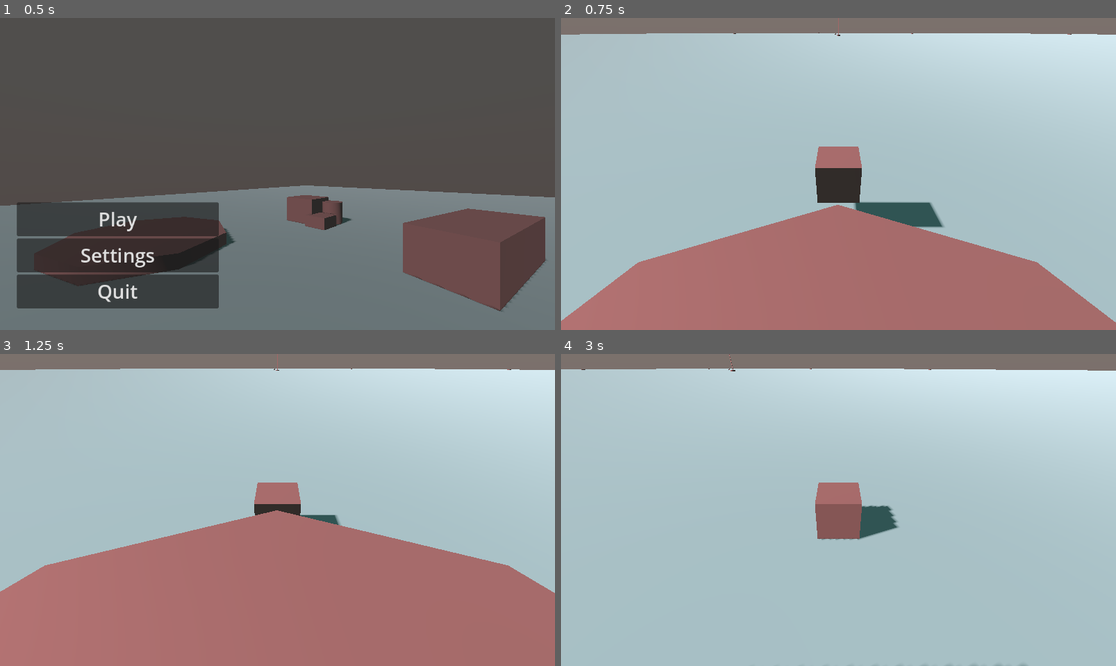
Above: before the commit, frames 1-4 (two rows, left to right).
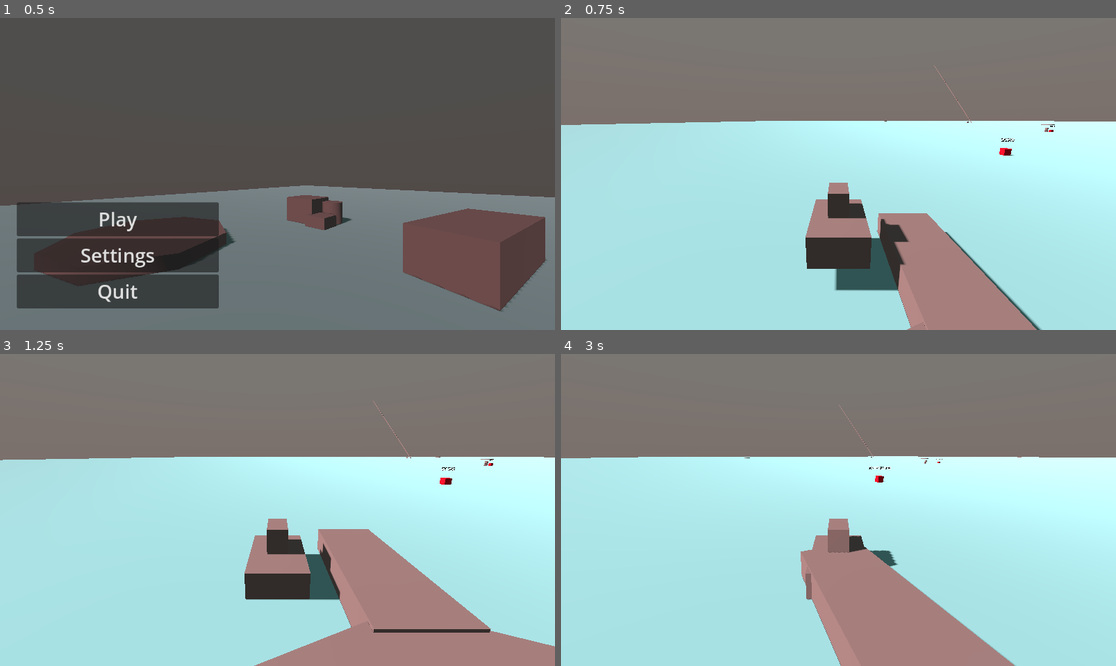
Above: after the commit, the same moments.

Repository: johnthadeouz/sea-mailman
Game: Godot game, scene res://Scenes/Screens/MainMenu.tscn
Two runs of this game, one before a commit and one after it. Both use one fixed random seed, a clock stepped at 60 frames per second and the inputs below.
Inputs:
- Up to frame 1 (0.5 s): no input
- Up to frame 2 (0.75 s): click "Play" at 0.5 s
- Up to frame 3 (1.25 s): no input
- Up to frame 4 (3 s): hold D (turn-right) 1.28-2.03 s; hold W (move-front) 1.28-2.03 s; hold A (turn-left) 2.03-2.78 s; tap W (move-front) at 2.1 s; hold D (turn-right) from 2.78 s (still down); hold W (move-front) from 2.78 s (still down)

Frame 1 is identical in both runs. In frame 2, 89% of the frame differs, in the area x 0-100%, y 0-100%; in frame 3, 84%; in frame 4, 95%.

Commit message:
Started programming sirens logic (State Machine, Collision interaction, etc), swarm funcionallity and player's counterattack are WIP. Created scene for each island.

Diff:
--- /dev/null
+++ b/Scenes/Characters/ship.tscn
@@ -0,0 +1,44 @@
+[gd_scene load_steps=5 format=3 uid="uid://dyjawbxftc6wx"]
+
+[ext_resource type="Script" uid="uid://bn0dh3es2srdu" path="res://Scripts/ship.gd" id="1_l3rv8"]
+[ext_resource type="Script" uid="uid://e3cp45lg3p4i" path="res://Scripts/siren_area_3d.gd" id="2_aytw0"]
+
+[sub_resource type="BoxShape3D" id="BoxShape3D_u1gpl"]
+size = Vector3(2, 2, 3)
+
+[sub_resource type="SphereShape3D" id="SphereShape3D_djks8"]
+radius = 5.0
+
+[node name="Ship" type="CharacterBody3D"]
+script = ExtResource("1_l3rv8")
+
+[node name="CSGBox3D" type="CSGBox3D" parent="."]
+size = Vector3(2, 1.135, 3)
+
+[node name="CSGBox3D" type="CSGBox3D" parent="CSGBox3D"]
+transform = Transform3D(1, 0, 0, 0, 1, 0, 0, 0, 1, 0, 1, -0.397207)
+size = Vector3(0.75, 1, 1.30054)
+
+[node name="CollisionShape3D" type="CollisionShape3D" parent="."]
+transform = Transform3D(1, 0, 0, 0, 1, 0, 0, 0, 1, 0, 0.647053, 0)
+shape = SubResource("BoxShape3D_u1gpl")
+
+[node name="CameraMount" type="Node3D" parent="."]
+
+[node name="SpringArm3D" type="SpringArm3D" parent="CameraMount"]
+transform = Transform3D(1, 0, 0, 0, 0.866025, 0.5, 0, -0.5, 0.866025, 0, 0, 0)
+spring_length = 8.0
+
+[node name="Camera3D" type="Camera3D" parent="CameraMount/SpringArm3D"]
+transform = Transform3D(1, 0, 0, 0, 0.965926, -0.258819, 0, 0.258819, 0.965926, 0, 0, 8)
+
+[node name="SirenArea3D" type="Area3D" parent="."]
+collision_layer = 0
+collision_mask = 2
+monitorable = false
+script = ExtResource("2_aytw0")
+
+[node name="CollisionShape3D" type="CollisionShape3D" parent="SirenArea3D"]
+shape = SubResource("SphereShape3D_djks8")
+
+[connection signal="body_entered" from="SirenArea3D" to="SirenArea3D" method="_on_siren_entered"]
--- /dev/null
+++ b/Scenes/Characters/siren.tscn
@@ -0,0 +1,31 @@
+[gd_scene load_steps=5 format=3 uid="uid://ckko2inq8bbdl"]
+
+[ext_resource type="Script" uid="uid://j2t7j1fwk5t2" path="res://Scripts/siren.gd" id="1_ramef"]
+[ext_resource type="Script" uid="uid://c7atctvribcv2" path="res://Scripts/label_3d.gd" id="2_qfrjp"]
+
+[sub_resource type="StandardMaterial3D" id="StandardMaterial3D_ramef"]
+albedo_color = Color(1, 0, 0.192157, 1)
+
+[sub_resource type="BoxShape3D" id="BoxShape3D_irhnb"]
+
+[node name="Siren" type="CharacterBody3D"]
+collision_layer = 3
+script = ExtResource("1_ramef")
+
+[node name="CSGBox3D" type="CSGBox3D" parent="."]
+material = SubResource("StandardMaterial3D_ramef")
+
+[node name="CollisionShape3D" type="CollisionShape3D" parent="."]
+shape = SubResource("BoxShape3D_irhnb")
+
+[node name="StateTimer" type="Timer" parent="."]
+
+[node name="Label3D" type="Label3D" parent="."]
+transform = Transform3D(1, 0, 0, 0, 1, 0, 0, 0, 1, 0, 1.86976, 0)
+pixel_size = 0.01
+billboard = 2
+text = "IDLING"
+font_size = 60
+script = ExtResource("2_qfrjp")
+
+[connection signal="timeout" from="StateTimer" to="." method="_on_state_change_timeout"]
--- /dev/null
+++ b/Scenes/Islands/island_1.tscn
@@ -0,0 +1,8 @@
+[gd_scene format=3 uid="uid://ccgre0covjepg"]
+
+[node name="Island1" type="Node3D"]
+
+[node name="Terrain" type="CSGCylinder3D" parent="."]
+transform = Transform3D(1, 0, 0, 0, 1, 0, 0, 0, 1, 0, -0.230777, 0)
+radius = 5.0
+height = 0.719299
--- /dev/null
+++ b/Scenes/Islands/island_2.tscn
@@ -0,0 +1,8 @@
+[gd_scene format=3 uid="uid://b0csw8ic48fvd"]
+
+[node name="Island2" type="Node3D"]
+
+[node name="Terrain" type="CSGCylinder3D" parent="."]
+transform = Transform3D(1, 0, 0, 0, 1, 0, 0, 0, 1, 0, -0.230777, 0)
+radius = 5.0
+height = 0.719299
--- /dev/null
+++ b/Scenes/Islands/island_3.tscn
@@ -0,0 +1,8 @@
+[gd_scene format=3 uid="uid://c664w6exxqphv"]
+
+[node name="Island3" type="Node3D"]
+
+[node name="Terrain" type="CSGCylinder3D" parent="."]
+transform = Transform3D(1, 0, 0, 0, 1, 0, 0, 0, 1, 0, -0.230777, 0)
+radius = 5.0
+height = 0.719299
--- /dev/null
+++ b/Scenes/Islands/island_4.tscn
@@ -0,0 +1,8 @@
+[gd_scene format=3 uid="uid://cpwh40qfl0wi0"]
+
+[node name="Island4" type="Node3D"]
+
+[node name="Terrain" type="CSGCylinder3D" parent="."]
+transform = Transform3D(1, 0, 0, 0, 1, 0, 0, 0, 1, 0, -0.230777, 0)
+radius = 5.0
+height = 0.719299
--- /dev/null
+++ b/Scenes/Islands/island_5.tscn
@@ -0,0 +1,8 @@
+[gd_scene format=3 uid="uid://b76x3ma37j1ss"]
+
+[node name="Island5" type="Node3D"]
+
+[node name="Terrain" type="CSGCylinder3D" parent="."]
+transform = Transform3D(1, 0, 0, 0, 1, 0, 0, 0, 1, 0, -0.230777, 0)
+radius = 5.0
+height = 0.719299
--- /dev/null
+++ b/Scenes/Islands/main_island.tscn
@@ -0,0 +1,43 @@
+[gd_scene format=3 uid="uid://wa1gqtcg7gdu"]
+
+[node name="MainIsland" type="Node3D"]
+
+[node name="Terrain" type="CSGCylinder3D" parent="."]
+transform = Transform3D(20, 0, 0, 0, 1, 0, 0, 0, 20, -0.0150528, -0.603179, -1.41506)
+
+[node name="Lighthouse" type="CSGCylinder3D" parent="."]
+transform = Transform3D(1, 0, 0, 0, 1, 0, 0, 0, 1, 6.03624, 4.25073, -7.23406)
+radius = 1.46436
+height = 10.5015
+
+[node name="pier" type="CSGBox3D" parent="."]
+transform = Transform3D(1, 0, 0, 0, 1, 0, 0, 0, 1, 0.259543, -0.0135231, -13.615)
+size = Vector3(2.35339, 1, 5.73535)
+
+[node name="house" type="CSGBox3D" parent="."]
+transform = Transform3D(1, 0, 0, 0, 1, 0, 0, 0, 1, -2.61587, 0.964233, -8.04406)
+size = Vector3(1.51263, 1.4259, 1.55688)
+
+[node name="house2" type="CSGBox3D" parent="."]
+transform = Transform3D(1, 0, 0, 0, 1, 0, 0, 0, 1, -3.96238, 0.964233, -6.06405)
+size = Vector3(1.51263, 1.4259, 1.55688)
+
+[node name="house3" type="CSGBox3D" parent="."]
+transform = Transform3D(1, 0, 0, 0, 1, 0, 0, 0, 1, -2.49706, 0.964233, -4.12405)
+size = Vector3(1.51263, 1.4259, 1.55688)
+
+[node name="house4" type="CSGBox3D" parent="."]
+transform = Transform3D(1, 0, 0, 0, 1, 0, 0, 0, 1, -4.55644, 0.964233, -2.50006)
+size = Vector3(1.51263, 1.4259, 1.55688)
+
+[node name="house5" type="CSGBox3D" parent="."]
+transform = Transform3D(1, 0, 0, 0, 1, 0, 0, 0, 1, 1.74051, 0.964233, -7.96505)
+size = Vector3(1.51263, 1.4259, 1.55688)
+
+[node name="house6" type="CSGBox3D" parent="."]
+transform = Transform3D(1, 0, 0, 0, 1, 0, 0, 0, 1, 3.68108, 0.964233, -6.53906)
+size = Vector3(1.51263, 1.4259, 1.55688)
+
+[node name="house7" type="CSGBox3D" parent="."]
+transform = Transform3D(1, 0, 0, 0, 1, 0, 0, 0, 1, 4.67116, 0.964233, -4.28207)
+size = Vector3(1.51263, 1.4259, 1.55688)
--- a/Scenes/ingame.tscn
+++ b/Scenes/ingame.tscn
@@ -1,6 +1,13 @@
-[gd_scene load_steps=10 format=3 uid="uid://crjmnfjjo4j16"]
+[gd_scene load_steps=17 format=3 uid="uid://crjmnfjjo4j16"]
 
-[ext_resource type="PackedScene" uid="uid://dyjawbxftc6wx" path="res://Scenes/ship.tscn" id="1_oybcm"]
+[ext_resource type="PackedScene" uid="uid://dyjawbxftc6wx" path="res://Scenes/Characters/ship.tscn" id="1_oybcm"]
+[ext_resource type="PackedScene" uid="uid://wa1gqtcg7gdu" path="res://Scenes/Islands/main_island.tscn" id="2_kd26p"]
+[ext_resource type="PackedScene" uid="uid://ccgre0covjepg" path="res://Scenes/Islands/island_1.tscn" id="2_lq36l"]
+[ext_resource type="PackedScene" uid="uid://ckko2inq8bbdl" path="res://Scenes/Characters/siren.tscn" id="2_vmfbn"]
+[ext_resource type="PackedScene" uid="uid://b0csw8ic48fvd" path="res://Scenes/Islands/island_2.tscn" id="3_mpua3"]
+[ext_resource type="PackedScene" uid="uid://c664w6exxqphv" path="res://Scenes/Islands/island_3.tscn" id="4_35pev"]
+[ext_resource type="PackedScene" uid="uid://cpwh40qfl0wi0" path="res://Scenes/Islands/island_4.tscn" id="5_jy764"]
+[ext_resource type="PackedScene" uid="uid://b76x3ma37j1ss" path="res://Scenes/Islands/island_5.tscn" id="6_csxpc"]
 
 [sub_resource type="StandardMaterial3D" id="StandardMaterial3D_0bpjf"]
 albedo_color = Color(0.568166, 0.972479, 0.99803, 1)
@@ -32,13 +39,12 @@
 
 [node name="Node3D" type="Node3D"]
 
-
 [node name="Ship" parent="." instance=ExtResource("1_oybcm")]
-transform = Transform3D(1, 0, 0, 0, 1, 0, 0, 0, 1, 0, 1, 447.503)
-
+transform = Transform3D(1, 0, 0, 0, 1, 0, 0, 0, 1, -221.194, 1, 342.006)
 
 [node name="Sea" type="StaticBody3D" parent="."]
 transform = Transform3D(1, 0, 0, 0, 1, 0, 0, 0, 1, 0, -0.5, 0)
+metadata/_edit_lock_ = true
 
 [node name="MeshInstance3D" type="MeshInstance3D" parent="Sea"]
 transform = Transform3D(500, 0, 0, 0, 500, 0, 0, 0, 500, 0, 0, 0)
@@ -54,38 +60,62 @@
 
 [node name="DirectionalLight3D" type="DirectionalLight3D" parent="."]
 transform = Transform3D(-0.00372108, 0.613569, -0.789632, 0.00289136, 0.789641, 0.613562, 0.999989, 1.62246e-10, -0.00471237, -9.68634, 6, -0.157907)
-light_color = Color(1, 0.541176, 0.556863, 1)
+light_color = Color(1, 0.702557, 0.703833, 1)
 shadow_enabled = true
 
 [node name="Env" type="Node3D" parent="."]
 
-[node name="MainIsland" type="CSGCylinder3D" parent="Env"]
-transform = Transform3D(10, 0, 0, 0, 1, 0, 0, 0, 10, -0.0150528, -0.603179, 453.081)
-
-[node name="Island1" type="CSGCylinder3D" parent="Env"]
-transform = Transform3D(5, 0, 0, 0, 1, 0, 0, 0, 5, 0.156775, -0.603179, 137.054)
-
-[node name="Island2" type="CSGCylinder3D" parent="Env"]
-transform = Transform3D(5, 0, 0, 0, 1, 0, 0, 0, 5, -224.772, -0.603179, -83.4362)
-
-[node name="Island3" type="CSGCylinder3D" parent="Env"]
-transform = Transform3D(5, 0, 0, 0, 1, 0, 0, 0, 5, -64.5331, -0.603179, -353.151)
-
-[node name="Island4" type="CSGCylinder3D" parent="Env"]
-transform = Transform3D(5, 0, 0, 0, 1, 0, 0, 0, 5, 192.27, -0.603179, -191.92)
-
-[node name="Island5" type="CSGCylinder3D" parent="Env"]
-transform = Transform3D(5, 0, 0, 0, 1, 0, 0, 0, 5, 363.715, -0.603179, 63.4241)
-
-[node name="CSGBox3D" type="CSGBox3D" parent="Env"]
-transform = Transform3D(1, 0, 0, 0, 1, 0, 0, 0, 1, -6, 0, 0)
-
-[node name="CSGBox3D2" type="CSGBox3D" parent="Env"]
-transform = Transform3D(1.5, 0, 0, 0, 1.5, 0, 0, 0, 1.5, -5.46036, 0.425343, -1.0914)
-
-[node name="CSGCylinder3D2" type="CSGCylinder3D" parent="Env"]
-transform = Transform3D(1, 0, 0, 0, 1, 0, 0, 0, 1, -5, 0, 0)
-
 [node name="path" type="CSGCylinder3D" parent="Env"]
 transform = Transform3D(1, 0, 0, 0, 53.5118, 0.804002, 0, -72.354, 0.594626, 0, 36.7698, -49.7169)
 height = 3.37427
+
+[node name="Islands" type="Node3D" parent="Env"]
+
+[node name="Island1" parent="Env/Islands" instance=ExtResource("2_lq36l")]
+transform = Transform3D(1, 0, 0, 0, 1, 0, 0, 0, 1, 0, 0, 127.924)
+
+[node name="Island2" parent="Env/Islands" instance=ExtResource("3_mpua3")]
+transform = Transform3D(1, 0, 0, 0, 1, 0, 0, 0, 1, -225.452, 0, -82.3144)
+
+[node name="Island3" parent="Env/Islands" instance=ExtResource("4_35pev")]
+transform = Transform3D(1, 0, 0, 0, 1, 0, 0, 0, 1, -64.9896, 0, -353.26)
+
+[node name="Island4" parent="Env/Islands" instance=ExtResource("5_jy764")]
+transform = Transform3D(1, 0, 0, 0, 1, 0, 0, 0, 1, 192.395, 0, -191.751)
+
+[node name="Island5" parent="Env/Islands" instance=ExtResource("6_csxpc")]
+transform = Transform3D(1, 0, 0, 0, 1, 0, 0, 0, 1, 355.834, 0, 63.0592)
+
+[node name="MainIsland" parent="Env/Islands" instance=ExtResource("2_kd26p")]
+transform = Transform3D(1, 0, 0, 0, 1, 0, 0, 0, 1, -218.337, 0, 356.351)
+
+[node name="SeaDeco" type="Node3D" parent="Env"]
+
+[node name="CSGBox3D" type="CSGBox3D" parent="Env/SeaDeco"]
+transform = Transform3D(1, 0, 0, 0, 1, 0, 0, 0, 1, -6, 0, 0)
+
+[node name="CSGBox3D2" type="CSGBox3D" parent="Env/SeaDeco"]
+transform = Transform3D(1.5, 0, 0, 0, 1.5, 0, 0, 0, 1.5, -5.46036, 0.425343, -1.0914)
+
+[node name="CSGCylinder3D2" type="CSGCylinder3D" parent="Env/SeaDeco"]
+transform = Transform3D(1, 0, 0, 0, 1, 0, 0, 0, 1, -5, 0, 0)
+
+[node name="CSGCylinder3D" type="CSGCylinder3D" parent="Env/SeaDeco"]
+transform = Transform3D(1, 0, 0, 0, 1, 0, 0, 0, 1, -128.155, 0.356756, 256.058)
+
+[node name="CSGCylinder3D3" type="CSGCylinder3D" parent="Env/SeaDeco"]
+transform = Transform3D(0.61, 0, 0, 0, 0.54, 0, 0, 0, 0.57, -129.072, 0, 256.502)
+
+[node name="Sirens" type="Node3D" parent="."]
+
+[node name="Siren4" parent="Sirens" instance=ExtResource("2_vmfbn")]
+transform = Transform3D(1, 0, 0, 0, 1, 0, 0, 0, 1, -195.033, 0, 317.248)
+
+[node name="Siren1" parent="Sirens" instance=ExtResource("2_vmfbn")]
+transform = Transform3D(1, 0, 0, 0, 1, 0, 0, 0, 1, -125.975, 0, 256.058)
+
+[node name="Siren2" parent="Sirens" instance=ExtResource("2_vmfbn")]
+transform = Transform3D(1, 0, 0, 0, 1, 0, 0, 0, 1, -63.5881, 0, 319.807)
+
+[node name="Siren3" parent="Sirens" instance=ExtResource("2_vmfbn")]
+transform = Transform3D(1, 0, 0, 0, 1, 0, 0, 0, 1, 62.4918, 0, 319.807)
--- a/Scenes/ship.tscn
+++ /dev/null
@@ -1,22 +0,0 @@
-[gd_scene load_steps=3 format=3 uid="uid://dyjawbxftc6wx"]
-
-[ext_resource type="Script" uid="uid://bn0dh3es2srdu" path="res://Scripts/ship.gd" id="1_l3rv8"]
-
-[sub_resource type="BoxShape3D" id="BoxShape3D_u1gpl"]
-
-[node name="Ship" type="CharacterBody3D"]
-script = ExtResource("1_l3rv8")
-
-[node name="CSGBox3D" type="CSGBox3D" parent="."]
-
-[node name="CollisionShape3D" type="CollisionShape3D" parent="."]
-shape = SubResource("BoxShape3D_u1gpl")
-
-[node name="CameraMount" type="Node3D" parent="."]
-
-[node name="SpringArm3D" type="SpringArm3D" parent="CameraMount"]
-transform = Transform3D(1, 0, 0, 0, 0.819152, 0.573576, 0, -0.573576, 0.819152, 0, 0, 0)
-spring_length = 5.0
-
-[node name="Camera3D" type="Camera3D" parent="CameraMount/SpringArm3D"]
-transform = Transform3D(1, 0, 0, 0, 1, 0, 0, 0, 1, 0, 0, 3)
--- /dev/null
+++ b/Scripts/label_3d.gd
@@ -0,0 +1,11 @@
+extends Label3D
+
+var state_string = {
+	0:"IDLING",
+	1:"PATROLLING",
+	2:"ATTACKING",
+	3:"FLEEING",
+}
+
+func update(state:int):
+	text = state_string[state]
--- a/Scripts/ship.gd
+++ b/Scripts/ship.gd
@@ -29,5 +29,4 @@
 	var turn = Input.get_axis("turn-right", "turn-left")
 	rotate_y(turn * ROTATION_SPEED * delta)
 
-	print(velocity)
 	move_and_slide()
--- /dev/null
+++ b/Scripts/siren.gd
@@ -0,0 +1,70 @@
+extends CharacterBody3D
+class_name Siren
+
+var original_position
+const MAX_DISTANCE = 10
+const SPEED = 4.0
+const JUMP_VELOCITY = 4.5
+enum state{
+	IDLING,
+	PATROLLING,
+	ATTACKING,
+	FLEEING,
+}
+var state_wait_time = {
+	state.IDLING:8,
+	state.PATROLLING:4,
+}
+var current_state:state = state.IDLING:
+	set(val):
+		current_state = val
+		$Label3D.update(val)
+
+var direction = Vector3.ZERO
+
+
+func _ready() -> void:
+	original_position = global_position
+	$StateTimer.start()
+
+
+func _physics_process(delta: float) -> void:
+	# Add the gravity.
+	if not is_on_floor():
+		velocity += get_gravity() * delta
+
+	# Get the input direction and handle the movement/deceleration.
+	if direction:
+		velocity.x = direction.x * SPEED
+		velocity.z = direction.z * SPEED
+	else:
+		velocity.x = move_toward(velocity.x, 0, SPEED)
+		velocity.z = move_toward(velocity.z, 0, SPEED)
+
+	move_and_slide()
+
+
+func set_new_direction():
+	if global_position.distance_to(original_position) > MAX_DISTANCE:
+		return global_position.direction_to(original_position).normalized()
+	else:
+		var dir_x = randf_range(-1,1)
+		var dir_y = randf_range(-1,1)
+		return (transform.basis * Vector3(dir_x, 0, dir_y)).normalized()
+
+
+func start_attacking(boat:CharacterBody3D):
+	direction = Vector3.ZERO
+	current_state = state.ATTACKING
+	$StateTimer.stop()
+
+
+func _on_state_change_timeout() -> void:
+	match current_state:
+		state.IDLING:
+			direction = set_new_direction()
+			current_state = state.PATROLLING
+		state.PATROLLING:
+			direction = Vector3.ZERO
+			current_state = state.IDLING
+	$StateTimer.start(state_wait_time[current_state])
--- /dev/null
+++ b/Scripts/siren_area_3d.gd
@@ -0,0 +1,15 @@
+extends Area3D
+
+
+# Called when the node enters the scene tree for the first time.
+func _ready() -> void:
+	pass # Replace with function body.
+
+
+# Called every frame. 'delta' is the elapsed time since the previous frame.
+func _process(delta: float) -> void:
+	pass
+
+
+func _on_siren_entered(siren: Siren) -> void:
+	siren.start_attacking(get_parent())
--- a/project.godot
+++ b/project.godot
@@ -53,6 +53,11 @@
 ]
 }
 
+[layer_names]
+
+3d_physics/layer_1="Collision Layer"
+3d_physics/layer_2="Siren Layer"
+
 [rendering]
 
 renderer/rendering_method="gl_compatibility"
Not shown, added: Scripts/label_3d.gd.uid
Not shown, added: Scripts/siren.gd.uid
Not shown, added: Scripts/siren_area_3d.gd.uid
